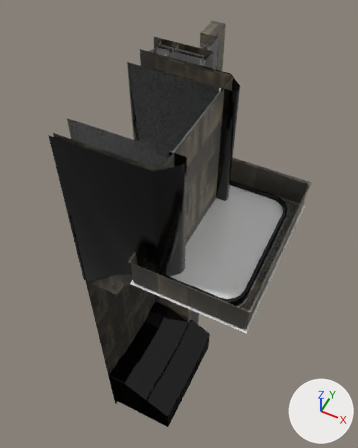
The FBX model ChromaShift/Assets/Prefabs/Chunks.fbx: old version first, new version second.
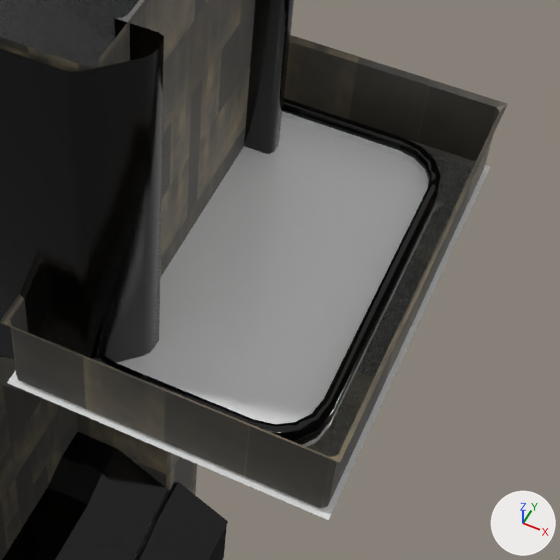
There are two pictures of each version: one whole from a 50 mm camera at (150.0, -326.0, 377.0) aimed at (15.0, -55.0, 38.0), one close up on the part from 36% to 92% of the width and 32% to 78% of the height. The axes (+X, +Y, +Z) are drawn at lower right. The lights are the same throughout. The first two pictures are the older version. Vertices at exactly the same position are counted once.

Objects in the first close-up: 'Style1_Ceiling', 'Style1_PanelCeilingCorner', 'Style1_PanelCeilingFloor', 'Style2_Ceiling', 'Style2_FloorCornerPillar', 'Style2_PanelCeilingCorner', 'Style2_PanelExtended'.
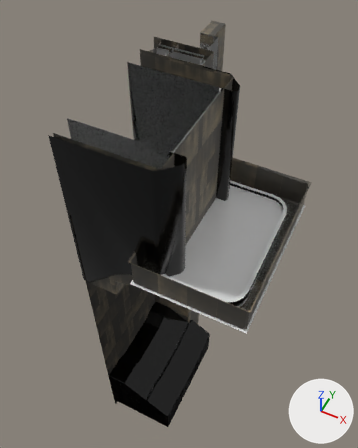
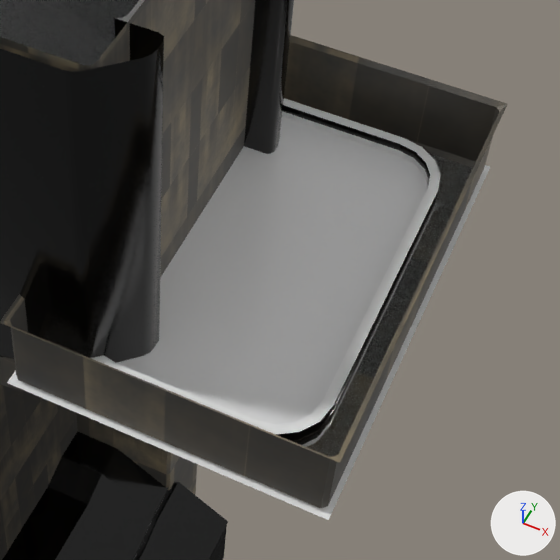
Commit message: 7-12 ceiling

Edits to the bpy script that builds the scene:
```text
Change me_cube:
    where me_cube.from_pydata(...)  # 164 vertices, 161 faces; spans x -40.0..40.0, y -59.0..59.0, z -0.5..7.9
    used by ob_style1_ceiling; location = (80.0, -117.0, 115.0)
    me_cube part 1: edges marked sharp go from 40 to 80
    me_cube part 2: all 20 faces centred in x -30.2..30.2, y -49.2..49.2, z 7.9 switch from mat_plasticblack (black #000000) to mat_emit (white #e7e7e7)
```

What differs and where, as boxes (x1, y1, x2, y2) in the close-ups (560 x 560 px):
'Style1_Ceiling', shading changed, recoloured: (91, 98, 444, 438) in both
part 1 of me_cube, shading changed: (91, 98, 444, 438) in both
part 2 of me_cube, recoloured: (91, 98, 441, 434) in both
